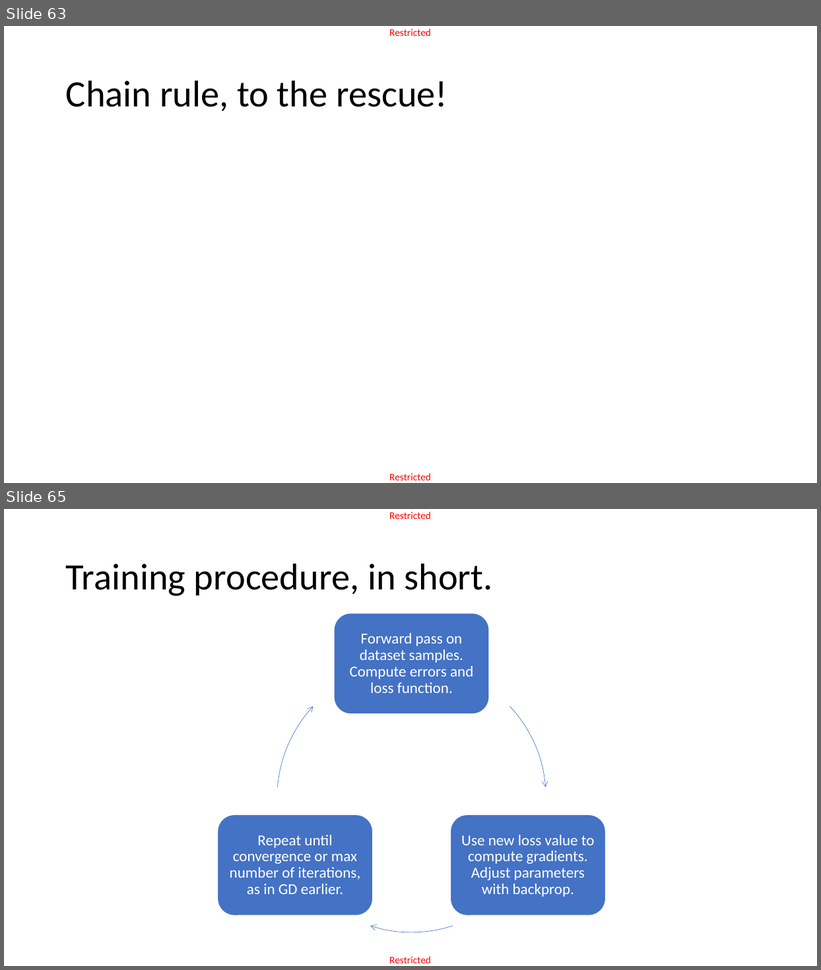
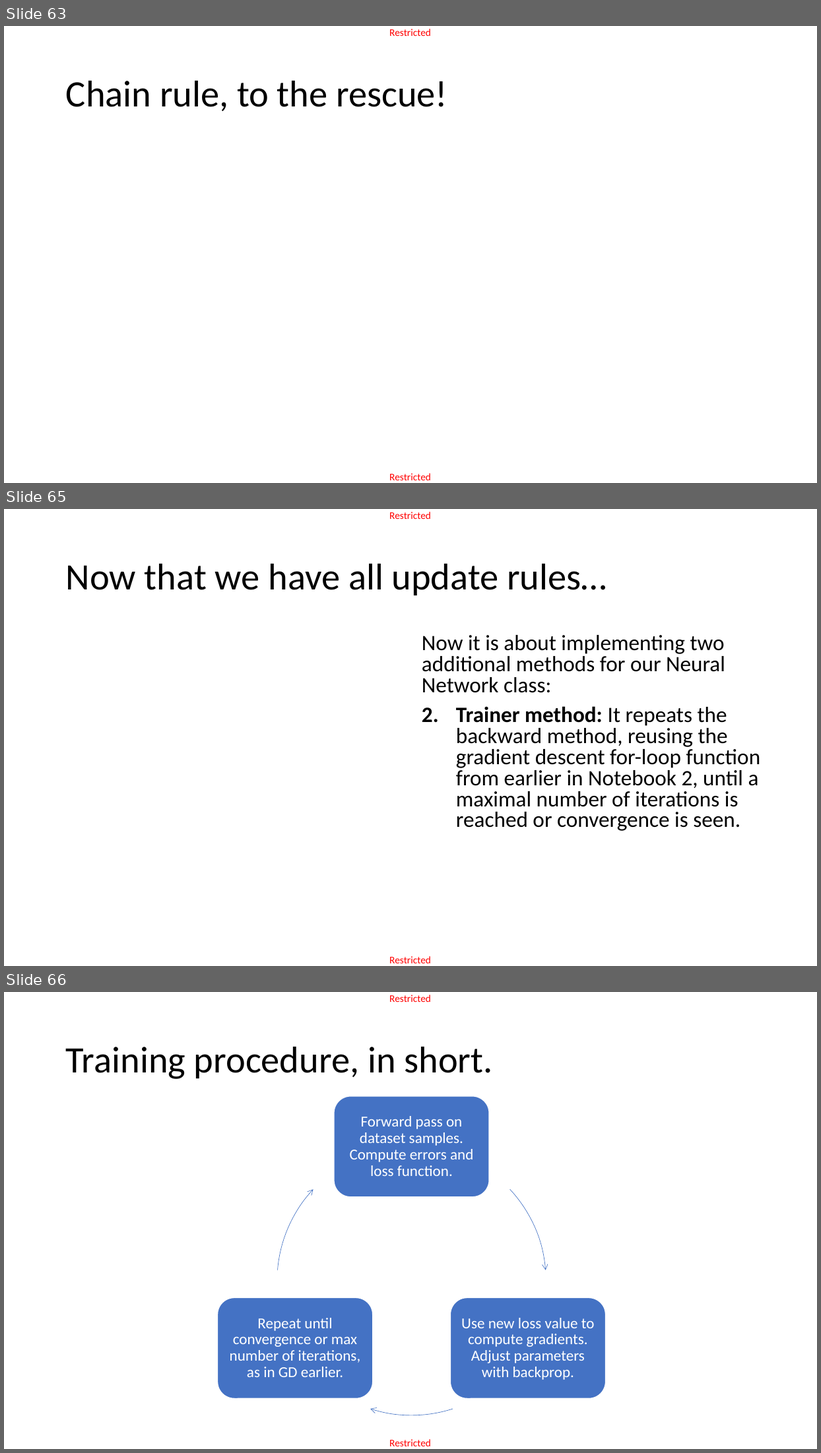
Before and after one commit to matthieudemari/SUTD_DL_50_039, a slide deck: W1/3. W1S3 final/W1S3.pptx. Shown one above the other, each under a label of ours: slides 63 and 65 before the commit, slides 63, 65 and 66 after it; the slides between them are not shown. The pictures are 821x970 and 821x1453 pixels, drawn with LibreOffice and Linux fonts; fonts in the diff are those of the drawing; grey boxes stand for pictures. Boxes give left, top, right and bottom in pixels: in the first picture for what was removed or moved away, otherwise in the second. Text is boxed around its words. In the diff, an @@ line names an element or a change of style, - is before the commit and + after.

```diff
--- a/W1/3. W1S3 final/W1S3.pptx
+++ b/W1/3. W1S3 final/W1S3.pptx
@@ slide 65 added at bbox=[4, 509, 817, 966], background #FFFFFF; not listed: 2 template elements that a slide beside it also shows @@
@@ title added at bbox=[66, 563, 607, 595], 44 pt, text #000000 @@
+Now that we have all update rules…
@@ text added at bbox=[422, 635, 761, 831], 25.9 pt, text #000000 @@
+Now it is about implementing two additional methods for our Neural Network class:
+2. Trainer method: It repeats the backward method, reusing the gradient descent for-loop function from earlier in Notebook 2, until a maximal number of iterations is reached or convergence is seen.
@@ what was slide 65 is now slide 66 @@
```
Also in this commit, not shown: 3 slides changed, 1 other slide added, 1 slide removed, 1 other file.
